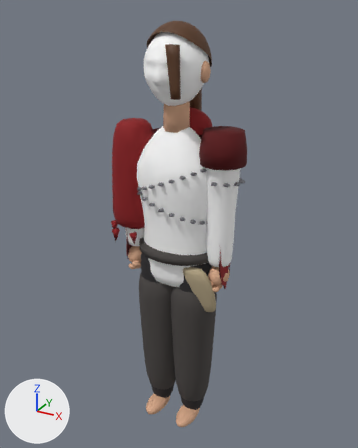
Renders of the glTF model public/models/juan.glb from each side of a commit.
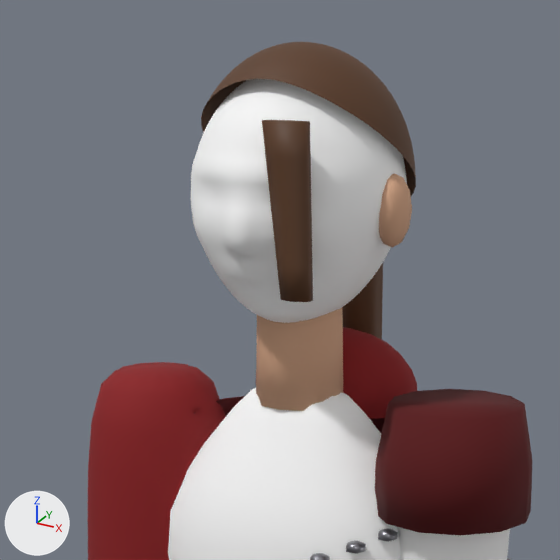
There are two pictures of each version: one whole from a 50 mm lens placed at (0.964, -1.733, 1.908), pointed at (-0.021, 0.057, 1.013), one close up on the part from 24% to 71% of the width and 2% to 40% of the height. Lighting does not change. The marker at lower left points along +X, +Y and +Z. The older version's two pictures come first. Vertices at exactly the same position are counted once.

In view in the first close-up: 'head', 'part_MAT_CLOTH_mantle_red', 'part_MAT_CLOTH_mantle_red_dark', 'part_MAT_HAIR_hair_juan', 'part_MAT_SKIN_arms_juan', 'part_MAT_SKIN_skin_juan', 'torso' and 1 more.
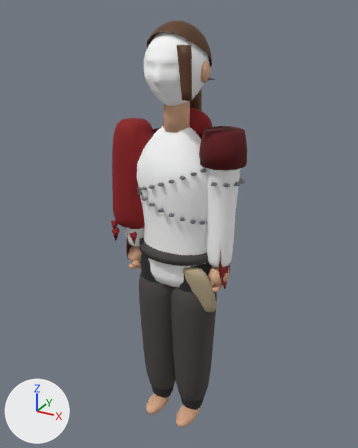
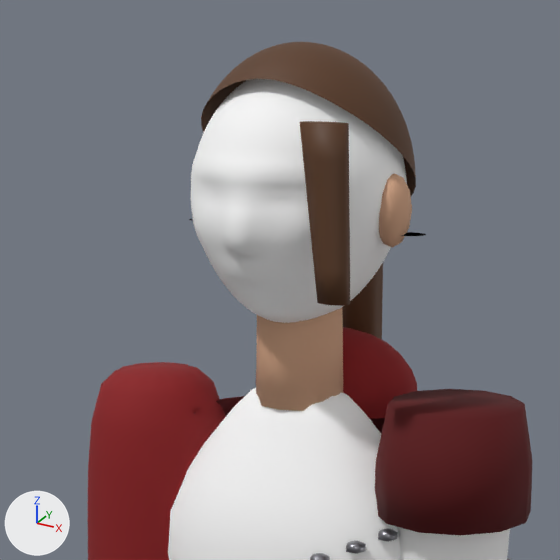
Changed parts and their boxes (x1, y1, x2, y2) in the close-ups (560 x 560 px; the box of a moved part takes in the faces that stretch with it):
'gauges', added: after (189, 218, 426, 236)
part 1 of me_part_mat_hair_hair_juan, moved or reshaped: before (262, 120, 313, 302); after (300, 121, 350, 306)

Diff of the bpy script that builds the scene:
```diff
--- a/public/models/juan.glb.py
+++ b/public/models/juan.glb.py
@@ mat_mat_cloth_gauge_black @@
+mat_mat_cloth_gauge_black = principled_material('MAT_CLOTH_gauge_black')
+mat_mat_cloth_gauge_black.base_color = (0.00169, 0.00169, 0.00226)  # black #060607
+mat_mat_cloth_gauge_black.roughness = 0.4
@@ me_part_mat_hair_hair_juan @@
 # used by ob_part_mat_hair_hair_juan; location = (0.0, 0.0, 0.0)
-me_part_mat_hair_hair_juan.from_pydata(...)  # 1065 vertices, 2072 faces; spans x -0.127..0.127, y -0.151..0.196, z 1.398..1.859
+me_part_mat_hair_hair_juan.from_pydata(...)  # 1065 vertices, 2072 faces; spans x -0.127..0.137, y -0.151..0.196, z 1.398..1.859
+# me_part_mat_hair_hair_juan part 1: the loose piece of 38 vertices spanning x 0.029..0.091, y -0.151..-0.117, z 1.601..1.785 is moved by (0.046, 0.0, 0.0)
 me_part_mat_hair_hair_juan.materials.append(mat_mat_hair_hair_juan)
@@ me_gauges @@
+me_gauges.from_pydata(...)  # 44 vertices, 80 faces; spans x -0.156..0.156, y -0.006..0.026, z 1.658
+me_gauges.materials.append(mat_mat_cloth_gauge_black)  # black #060607
@@ ob_gauges @@
+ob_gauges = bpy.data.objects.new('gauges', me_gauges)
+ob_gauges.location = (0.0, 0.0, 0.0)
```
